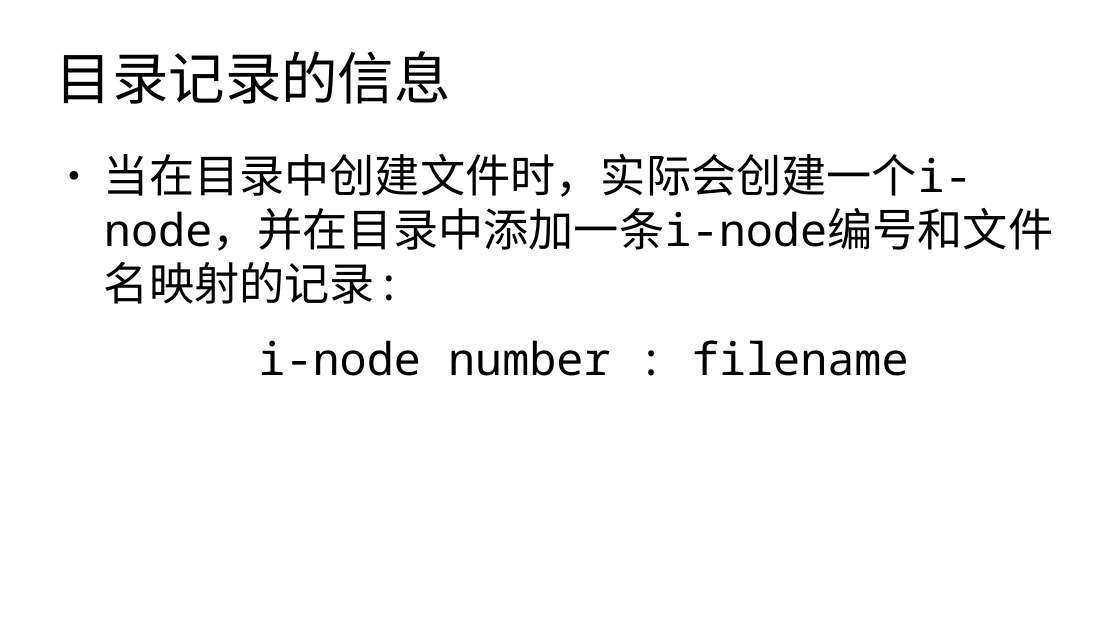
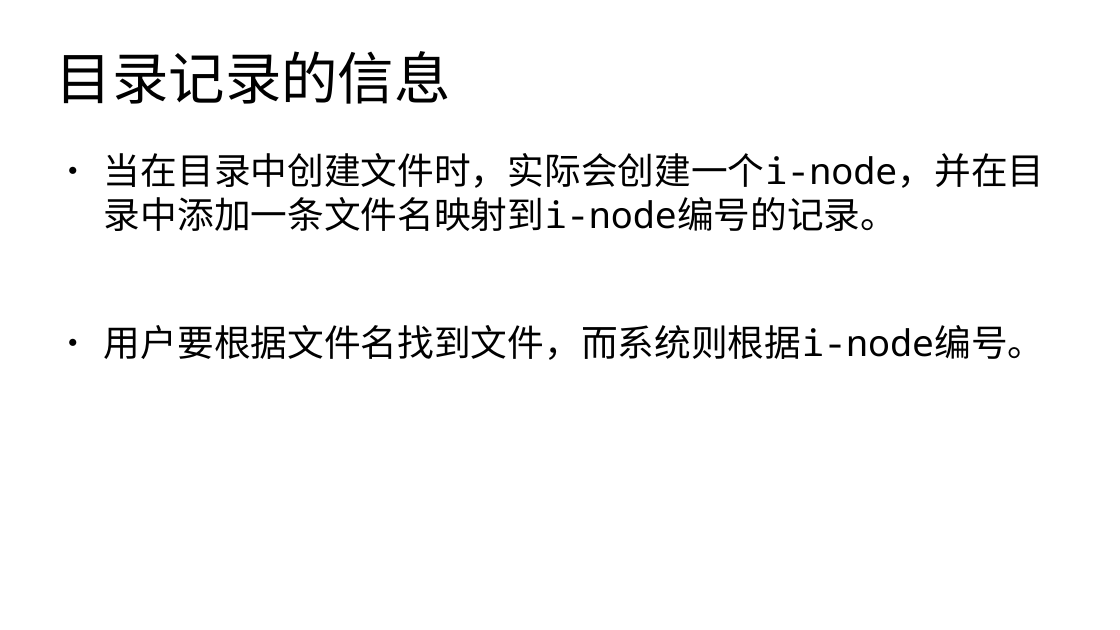
Before and after one commit to master-genius/linux-system, a slide deck: slide 8 of materials/slides/ch04-file-mode.odp (slide 9 before the commit). Drawn at 1120x630 pixels with LibreOffice and Linux fonts; fonts in the diff are those of the drawing. Boxes give left, top, right and bottom in pixels: in the first picture for what was removed or moved away, otherwise in the second. Text is boxed around its words. In the diff, an @@ line names an element or a change of style, - is before the commit and + after.

```diff
--- a/materials/slides/ch04-file-mode.odp
+++ b/materials/slides/ch04-file-mode.odp
@@ text at (104, 153, 1044, 360): text changed; size 32 to 26 pt @@
-● 当在目录中创建文件时，实际会创建一个i-node，并在目录中添加一条i-node编号和文件名映射的记录:
-i-node number : filename
+● 当在目录中创建文件时，实际会创建一个i-node，并在目录中添加一条文件名映射到i-node编号的记录。
+● 用户要根据文件名找到文件，而系统则根据i-node编号。
```
Also in this commit, not shown: 16 other slides changed, 1 slide removed, 16 other files.
